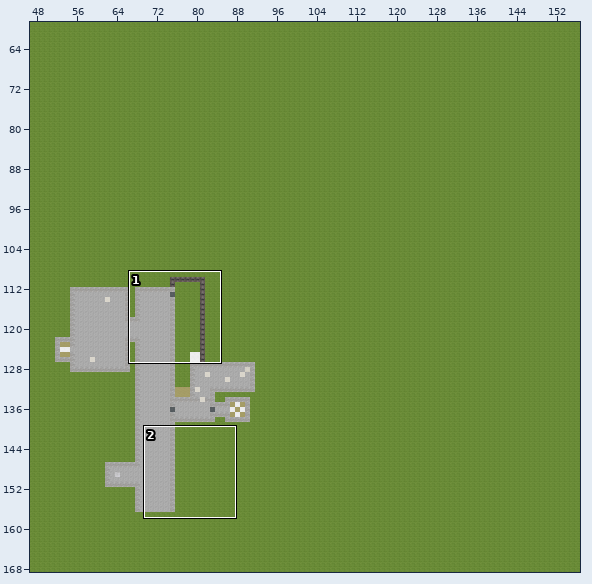
Tiled map -- Tiled_Resources/1.tmx. The picture above shows the old version from afar; the outline marks the close-up.
Close-up. The starting point:
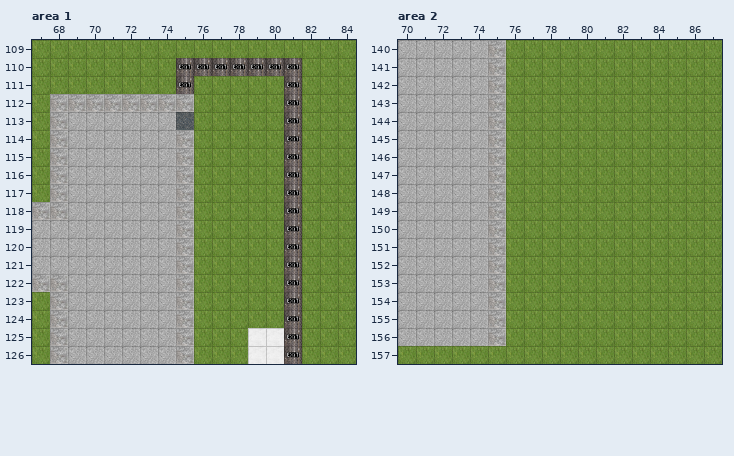
Cells are 64x64 px. Shown: area 1 x 67..84, y 109..126; area 2 x 70..87, y 140..157. The commit also changed other parts of the map, which this record leaves out. The commit also replaced the tileset; all pictures use the new one.
The result:
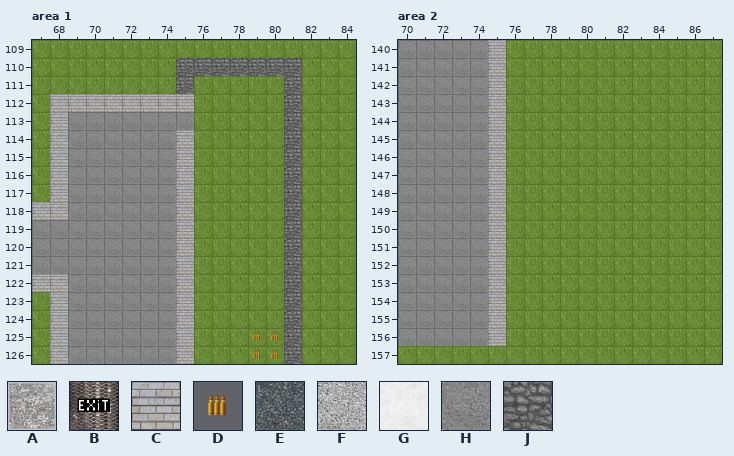
Key: from "Floors": A 5 "Floor_Metal_Plate_0", B 7 "Floor_Level_Exit", C 9 "Wall_White_Bricks_0"; from "Objects": D 2 "Ammunition"; from "Scene": E 5 "Floor_Gravel_0", F 6 "Floor_Gravel_1", G 12 "Floor_Snow_0", H 16 "Floor_Stone_3", J 17 "Wall_Stone_0".
_ is an empty cell.
Diff:
Layer "Scene", area 1:
The author changed tile A to tile C in row 112 at x 68 to 75; in row 113 at x 68; in rows 114 to 117 at x 68 and 75; in row 118 at x 67 to 68 and 75; in rows 119 to 121 at x 75; in row 122 at x 67 to 68 and 75.
The author changed tile A to tile C in rows 123 to 126 at x 68 and 75.
The author changed tile E to tile H in row 113 at x 75.
The author changed tile F to tile H in rows 113 to 118 at x 69 to 74; in rows 119 to 121 at x 67 to 74; in rows 122 to 126 at x 69 to 74.
The author changed tile B to tile J in row 110 at x 75 to 81; in row 111 at x 75 and 81; in rows 112 to 126 at x 81.
Layer "Objects", area 1:
The author changed tile G to tile D in rows 125 to 126 at x 79 to 80.
Layer "Scene", area 2:
The author changed tile A to tile C in rows 140 to 156 at x 75.
The author changed tile F to tile H in rows 140 to 156 at x 70 to 74.
Boxes around the changes in both close-ups, in picture pixels (x1, y1, x2, y2):
changed: (32, 58, 302, 364)
changed: (398, 40, 506, 346)
